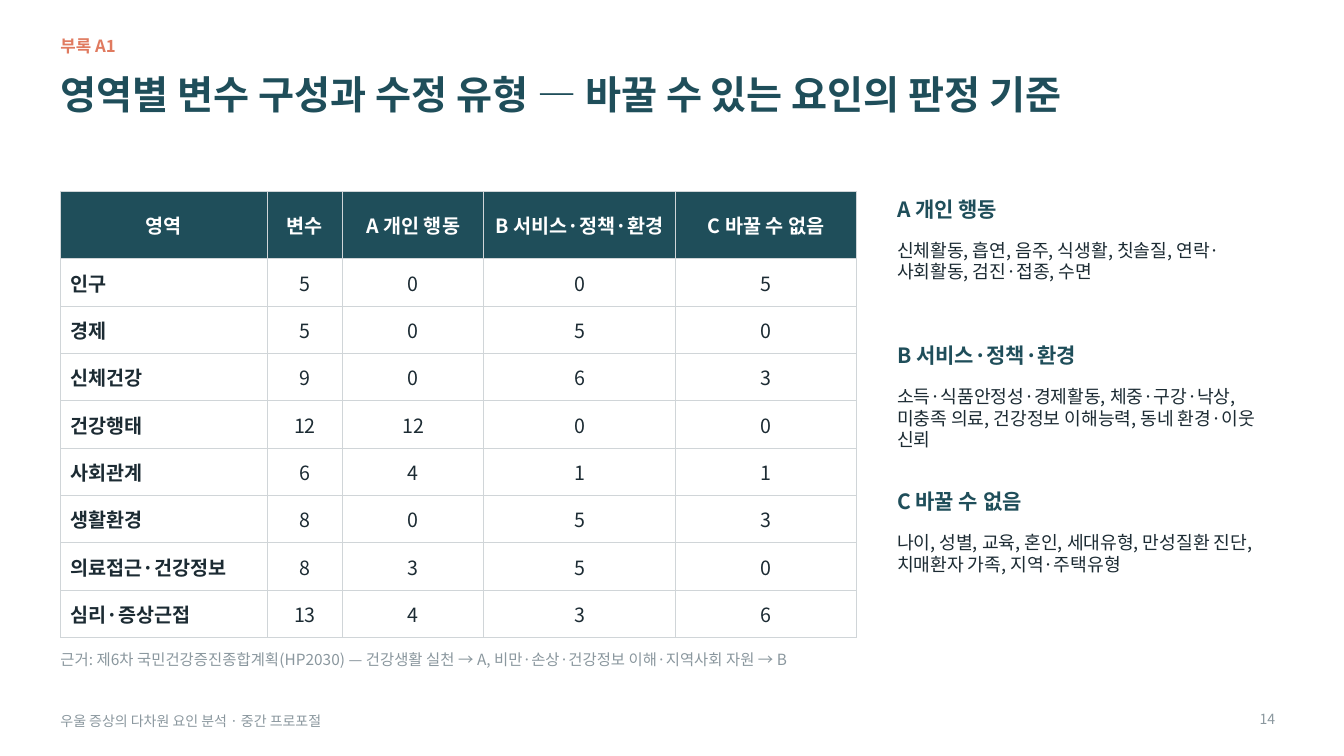
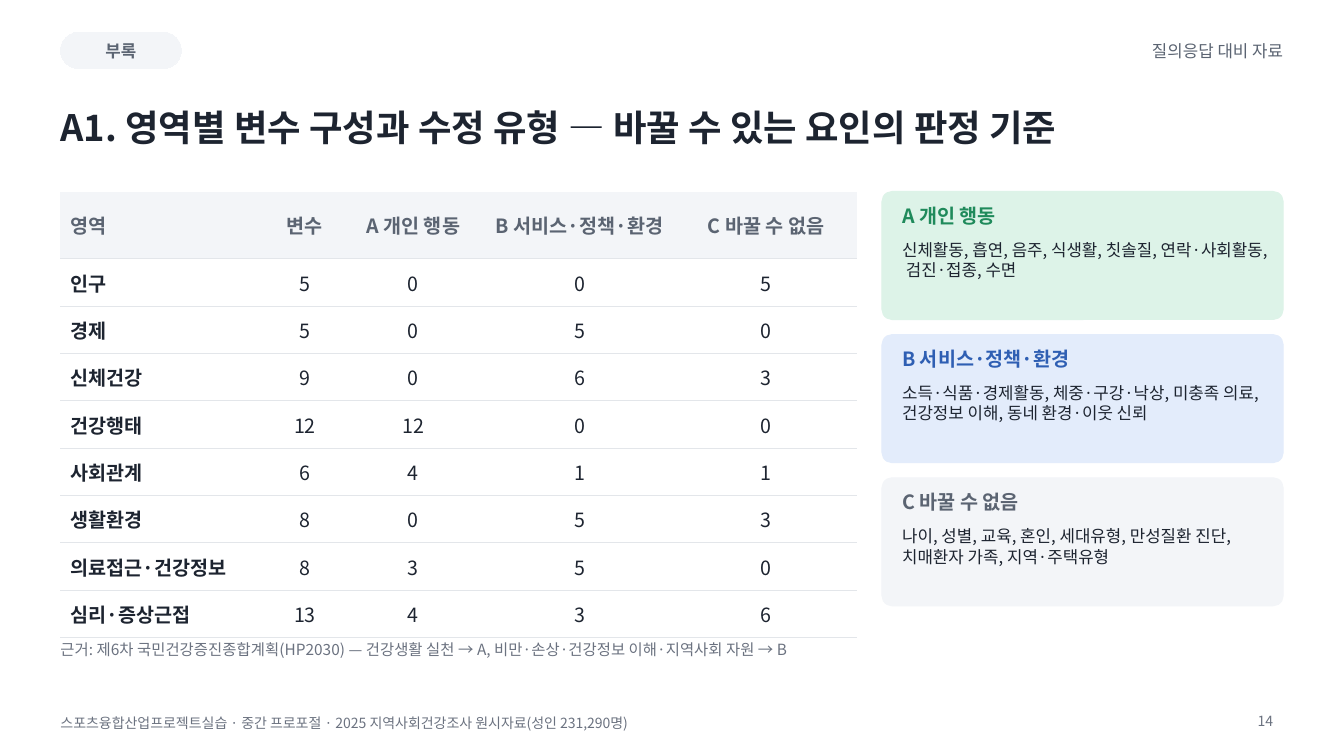
Before and after one commit to 202103116-stack/Depression_MultiDomain_Capstone, a slide deck: slide 14 of presentation/proposal_v2.pptx. Drawn at 1344x756 pixels with LibreOffice and Linux fonts; fonts in the diff are those of the drawing. Boxes give left, top, right and bottom in pixels: in the first picture for what was removed or moved away, otherwise in the second. Text is boxed around its words. In the diff, an @@ line names an element or a change of style, - is before the commit and + after.

```diff
--- a/presentation/proposal_v2.pptx
+++ b/presentation/proposal_v2.pptx
@@ text removed at [60,38,116,54] @@
-부록 A1
@@ rounded rectangle added at [60,32,181,69], fill #F3F5F8, outline #F3F5F8 0.75 pt, 12 pt, text #5B6472, bold @@
+부록
@@ text added at [1152,43,1283,59], 12 pt, text #5B6472 @@
+질의응답 대비 자료
@@ title "A1. 영역별 변수 구성과 수정 ..." at [60,110,1056,145]: vertical alignment top to middle @@
@@ title at [60,110,1056,145]: text changed; size 28 to 26 pt; text colour #1F4E5A to #1D2430 @@
-영역별 변수 구성과 수정 유형 — 바꿀 수 있는 요인의 판정 기준
+A1. 영역별 변수 구성과 수정 유형 — 바꿀 수 있는 요인의 판정 기준
@@ table at [60,192,857,628] @@
@@ fill #1F4E5A to #F3F5F8 in row 1 @@
@@ text colour #FFFFFF to #5B6472 in "영역", "변수", "A 개인 행동", "B 서비스·정책·환경" and 1 more places @@
@@ text colour #1C2B33 to #1D2430 in "인구", "5", "0", "0" and 36 more places @@
@@ alignment centre to left @@
@@ borders changed @@
@@ rounded rectangle added at [882,192,1284,320], fill #DDF3E8, outline #DDF3E8 0.75 pt @@
@@ text "A 개인 행동": place and size @@
-text "A 개인 행동" at [897,199,998,219]
+text "A 개인 행동" at [902,206,996,225]
@@ text "A 개인 행동" at [902,206,996,225]: size 15 to 14 pt, text colour #1F4E5A to #1F8A5B @@
@@ text "신체활동, 흡연, 음주, 식생활, 칫솔질, ..." at [902,242,1268,279]: size 13 to 12 pt, text colour #1C2B33 to #1D2430 @@
@@ rounded rectangle added at [882,335,1284,463], fill #E3ECFB, outline #E3ECFB 0.75 pt @@
@@ text "B 서비스·정책·환경" at [902,349,1070,368]: size 15 to 14 pt, text colour #1F4E5A to #2F5FB3 @@
@@ text at [902,385,1259,422]: text changed; size 13 to 12 pt; text colour #1C2B33 to #1D2430 @@
-소득·식품안정성·경제활동, 체중·구강·낙상, 미충족 의료, 건강정보 이해능력, 동네 환경·이웃 신뢰
+소득·식품·경제활동, 체중·구강·낙상, 미충족 의료, 건강정보 이해, 동네 환경·이웃 신뢰
@@ rounded rectangle added at [882,478,1284,606], fill #F3F5F8, outline #F3F5F8 0.75 pt @@
@@ text "C 바꿀 수 없음" at [902,492,1019,511]: size 15 to 14 pt, text colour #1F4E5A to #5B6472 @@
@@ text "나이, 성별, 교육, 혼인, 세대유형, ..." at [902,528,1231,566]: size 13 to 12 pt, text colour #1C2B33 to #1D2430 @@
@@ text "근거: 제6차 국민건강증진종합계획(HP2030) — 건강생활 ..." at [60,642,787,658]: text colour #8A979E to #6B7280 @@
@@ text "근거: 제6차 국민건강증진종합계획(HP2030) — 건강생활 ...": place and size @@
-text "근거: 제6차 국민건강증진종합계획(HP2030) — 건강생활 ..." at [60,652,787,668]
+text "근거: 제6차 국민건강증진종합계획(HP2030) — 건강생활 ..." at [60,642,787,658]
@@ text removed at [60,714,321,727] @@
-우울 증상의 다차원 요인 분석 · 중간 프로포절
@@ text added at [60,716,628,731], 10 pt, text #6B7280 @@
+스포츠융합산업프로젝트실습 · 중간 프로포절 · 2025 지역사회건강조사 원시자료(성인 231,290명)
@@ page number at [1258,716,1274,726]: text colour #8A979E to #6B7280 @@
```
Also in this commit, not shown: 16 other slides changed, 1 other file.
